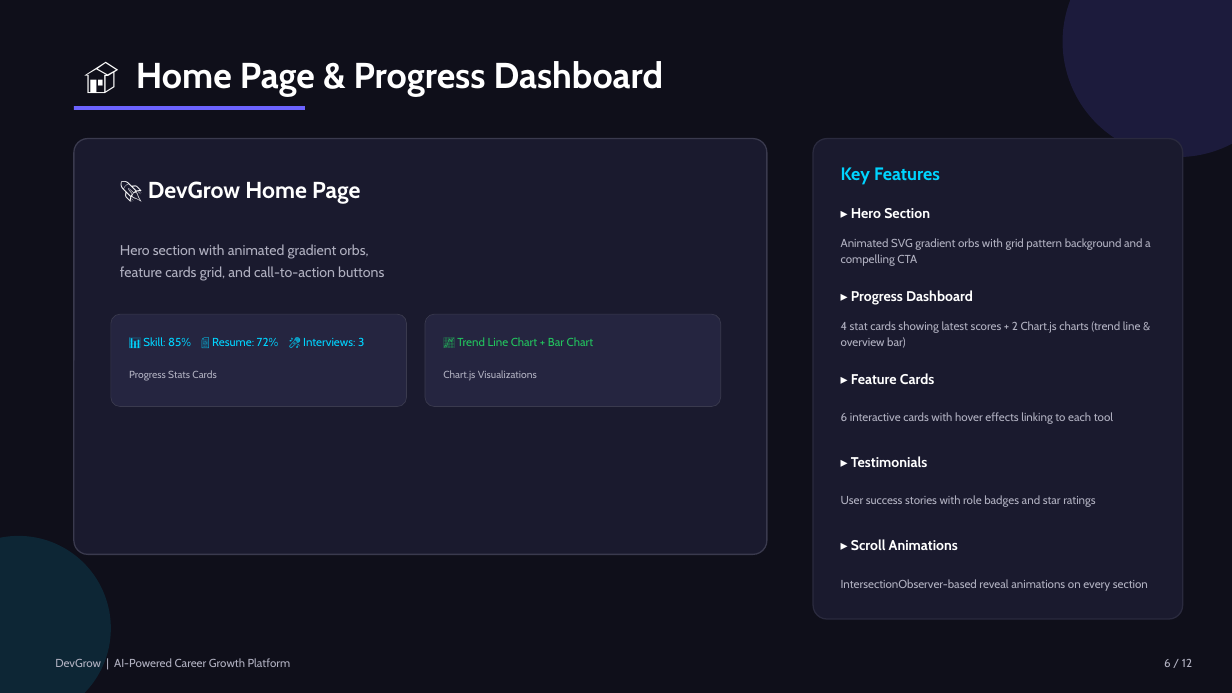
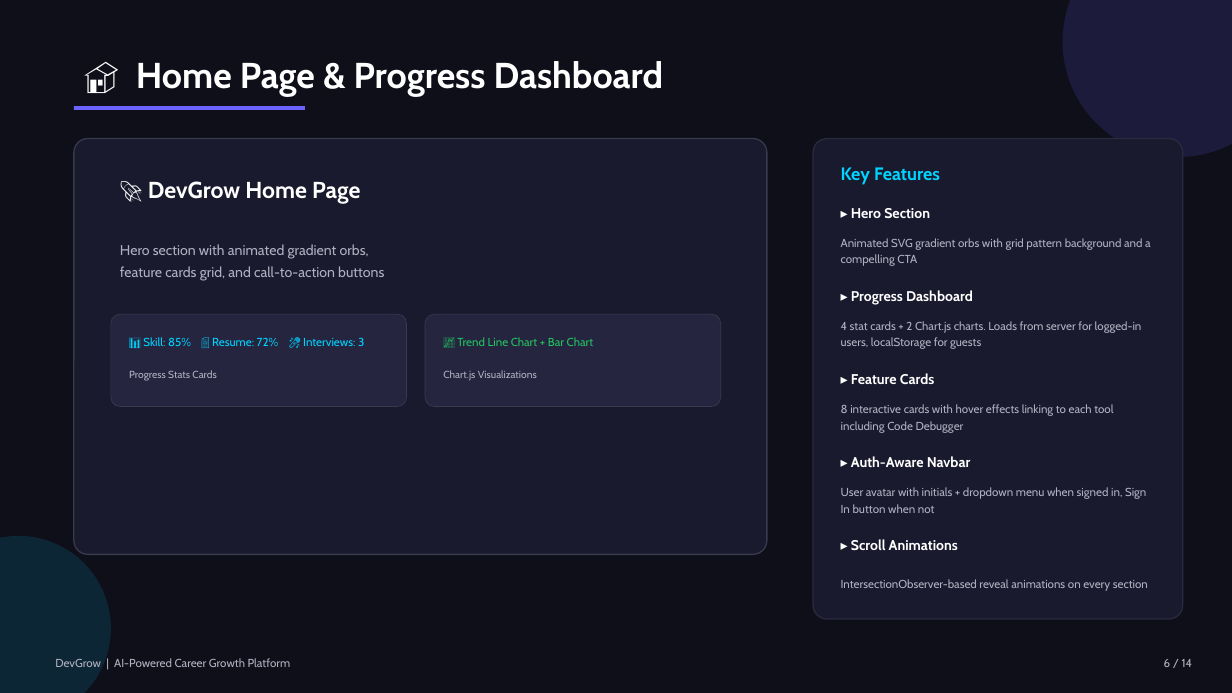
Before and after one commit to ServerusSnape/TCS-AI-Friday, a slide deck: slide 6 of DevGrow_Presentation.pptx. Drawn at 1232x693 pixels with LibreOffice and Linux fonts; fonts in the diff are those of the drawing. Boxes give left, top, right and bottom in pixels: in the first picture for what was removed or moved away, otherwise in the second. Text is boxed around its words. In the diff, an @@ line names an element or a change of style, - is before the commit and + after.

Commit message:
Add AI Code Debugger, Login/Auth system, OpenAI integration, updated PPT

```diff
--- a/DevGrow_Presentation.pptx
+++ b/DevGrow_Presentation.pptx
@@ text at [841,321,1142,349]: text changed @@
-4 stat cards showing latest scores + 2 Chart.js charts (trend line & overview bar)
+4 stat cards + 2 Chart.js charts. Loads from server for logged-in users, localStorage for guests
@@ text at [841,404,1113,433]: text changed @@
-6 interactive cards with hover effects linking to each tool
+8 interactive cards with hover effects linking to each tool including Code Debugger
@@ text at [851,456,971,467]: text changed @@
-▸ Testimonials
+▸ Auth-Aware Navbar
@@ text at [841,487,1146,513]: text changed @@
-User success stories with role badges and star ratings
+User avatar with initials + dropdown menu when signed in, Sign In button when not
@@ text at [1164,659,1193,667]: text changed @@
-6 / 12
+6 / 14
```
Also in this commit, not shown: 11 other slides changed, 2 slides added, 14 other files.
